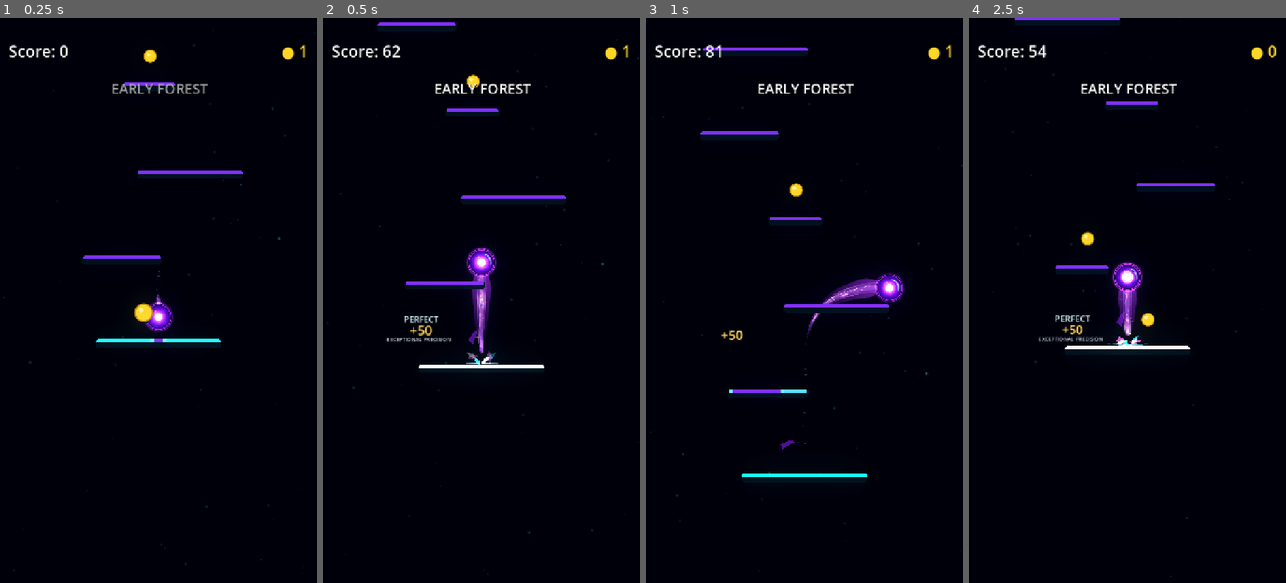
Above: before the commit, frames 1-4 (left to right).
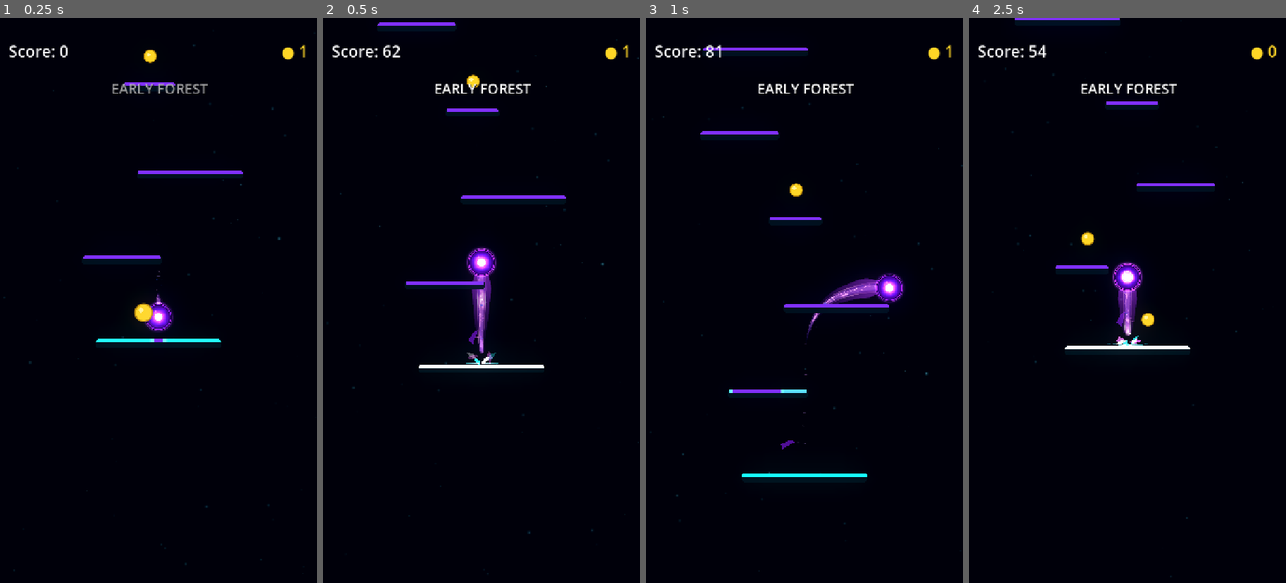
Above: after the commit, the same moments.

Repository: Kryodo/TowerJump
Game: Godot game, scene res://scenes/main.tscn
Same seed, same stepped clock (60 frames per second), same inputs: the game is played once before the commit and once after it.
Inputs (mouse positions are in pixels of both pictures, inside the frame that each line leads up to):
- Up to frame 1 (0.25 s): no input
- Up to frame 2 (0.5 s): no input
- Up to frame 3 (1 s): move the mouse to (874, 272) at 0.52 s; hold Right (ui_right) from 0.53 s (still down); click (874, 272) at 0.67 s
- Up to frame 4 (2.5 s): release Right (ui_right) at 1.25 s; drag from (1064, 328) to (1117, 193) at 1.27 s; click "Nochmal spielen" at 2 s

Frame 1 is identical in both runs. In frame 2, 0.3% of the frame differs, in the area x 19-54%, y 41-58%; in frame 3, less than 0.1%; in frame 4, 0.3%.
Error after the commit: Parse Error: Unindent doesn't match the previous indentation level. (res://scripts/landing/landing_feedback_presenter.gd:1388)

Commit message:
Differentiate Good Epic and Perfect landing celebrations

Diff:
--- a/scripts/landing/landing_feedback_presenter.gd
+++ b/scripts/landing/landing_feedback_presenter.gd
@@ -1,6 +1,7 @@
 extends CanvasLayer
 
 const STATE_INDICATOR_ENERGY_SHADER = preload("res://scenes/state_indicator_energy.gdshader")
+const LANDING_GRADE_FRAGMENTS_SCRIPT = preload("res://scripts/landing/landing_grade_fragments.gd")
 const STATE_INDICATOR_ENERGY_FIELD_SCRIPT = preload("res://scripts/landing/state_indicator_energy_field.gd")
 ## Presents landing rewards and persistent landing states in screen space.
 ## Scoring remains in LandingScoreController; this node only handles presentation.
@@ -357,6 +358,7 @@
 
 	var quality: String = str(result.get("quality", "GOOD"))
 	var quality_color: Color = _quality_color(quality)
+	var grade_profile: Dictionary = _get_grade_celebration_profile(quality)
 	var detail_text: String = _build_reward_detail(result)
 
 	var reward_root := Control.new()
@@ -375,6 +377,20 @@
 	grade_label.position = Vector2.ZERO
 	grade_label.text = quality
 	reward_root.add_child(grade_label)
+
+	# Epic and Perfect get short, grade-tinted electrical fragments around the
+	# word itself. Good keeps the cleaner baseline entrance without fragments.
+	if quality == "EPIC" or quality == "PERFECT":
+		var fragment_field := Control.new()
+		fragment_field.name = "LandingGradeFragments"
+		fragment_field.set_script(LANDING_GRADE_FRAGMENTS_SCRIPT)
+		fragment_field.position = Vector2(0.0, -5.0)
+		fragment_field.size = grade_label.size + Vector2(0.0, 10.0)
+		fragment_field.mouse_filter = Control.MOUSE_FILTER_IGNORE
+		fragment_field.clip_contents = true
+		fragment_field.z_index = 2
+		grade_label.add_child(fragment_field)
+		fragment_field.call("configure", quality, quality_color)
 
 	var points_label := _make_label(
 		"LandingPoints", Vector2(REWARD_SIZE.x, 30.0), 29, SCORE_COLOR, 6
@@ -421,6 +437,13 @@
 			"drift_factor": 0.10,
 			"drop_factor": 0.18,
 			"spring": 0.84,
+			"grade_entrance": true,
+			"preload_scale": float(grade_profile["preload_scale"]),
+			"anticipation_duration": float(grade_profile["anticipation_duration"]),
+			"entry_duration": float(grade_profile["entry_duration"]),
+			"impact_scale": float(grade_profile["impact_scale"]),
+			"settle_duration": float(grade_profile["settle_duration"]),
+			"ambient_breath": float(grade_profile["ambient_breath"]),
 		},
 		{
 			"label": points_label,
@@ -457,6 +480,40 @@
 		"phase": randf_range(0.0, TAU),
 	})
 	return reward_side
+
+
+func _get_grade_celebration_profile(quality: String) -> Dictionary:
+	# All grades share the same reward treatment, but the entrance grows more
+	# deliberate and impactful with the grade. Values are starting points for
+	# in-game tuning, measured against the existing grade-label size.
+	match quality:
+		"PERFECT":
+			return {
+				"preload_scale": 0.62,
+				"anticipation_duration": 0.055,
+				"entry_duration": 0.17,
+				"impact_scale": 1.24,
+				"settle_duration": 0.155,
+				"ambient_breath": 0.005,
+			}
+		"EPIC":
+			return {
+				"preload_scale": 0.72,
+				"anticipation_duration": 0.035,
+				"entry_duration": 0.14,
+				"impact_scale": 1.14,
+				"settle_duration": 0.12,
+				"ambient_breath": 0.004,
+			}
+		_:
+			return {
+				"preload_scale": 0.82,
+				"anticipation_duration": 0.0,
+				"entry_duration": 0.105,
+				"impact_scale": 1.055,
+				"settle_duration": 0.105,
+				"ambient_breath": 0.003,
+			}
 
 
 func _build_reward_detail(result: Dictionary) -> String:
@@ -1312,13 +1369,45 @@
 				alpha *= 1.0 - clampf((local_age - fade_start) / fade_duration, 0.0, 1.0)
 			label.modulate.a = clampf(alpha, 0.0, 1.0)
 
-			var spring: float = float(part.get("spring", 0.85))
-			if local_age < 0.13:
-				label.scale = Vector2.ONE * lerpf(spring, 1.035, local_age / 0.13)
-			elif local_age < 0.21:
-				label.scale = Vector2.ONE * lerpf(1.035, 1.0, (local_age - 0.13) / 0.08)
+			if bool(part.get("grade_entrance", false)):
+				var preload_scale: float = float(part.get("preload_scale", 0.82))
+				var anticipation: float = float(part.get("anticipation_duration", 0.0))
+				var entry_duration: float = maxf(float(part.get("entry_duration", 0.105)), 0.01)
+				var impact_scale: float = float(part.get("impact_scale", 1.055))
+				var settle_duration: float = maxf(float(part.get("settle_duration", 0.105)), 0.01)
+				var entry_start_scale: float = preload_scale * (0.86 if anticipation > 0.0 else 1.0)
+				if anticipation > 0.0 and local_age < anticipation:
+					var anticipation_progress: float = local_age / anticipation
+					label.scale = Vector2.ONE * lerpf(
+						preload_scale, entry_start_scale, anticipation_progress
+					)
+			elif local_age < anticipation + entry_duration:
+					var entry_progress: float = clampf(
+						(local_age - anticipation) / entry_duration, 0.0, 1.0
+					)
+				var entry_eased: float = 1.0 - pow(1.0 - entry_progress, 3.0)
+				label.scale = Vector2.ONE * lerpf(
+						entry_start_scale, impact_scale, entry_eased
+					)
+			elif local_age < anticipation + entry_duration + settle_duration:
+				var settle_progress: float = (
+					local_age - anticipation - entry_duration
+				) / settle_duration
+				var settle_eased: float = 1.0 - pow(1.0 - settle_progress, 2.0)
+				label.scale = Vector2.ONE * lerpf(impact_scale, 1.0, settle_eased)
 			else:
-				label.scale = Vector2.ONE * (1.0 + sin(local_age * 7.0 + phase) * 0.004)
+				var ambient_breath: float = float(part.get("ambient_breath", 0.003))
+				label.scale = Vector2.ONE * (
+					1.0 + sin(local_age * 7.0 + phase) * ambient_breath
+				)
+			else:
+				var spring: float = float(part.get("spring", 0.85))
+				if local_age < 0.13:
+					label.scale = Vector2.ONE * lerpf(spring, 1.035, local_age / 0.13)
+				elif local_age < 0.21:
+					label.scale = Vector2.ONE * lerpf(1.035, 1.0, (local_age - 0.13) / 0.08)
+				else:
+					label.scale = Vector2.ONE * (1.0 + sin(local_age * 7.0 + phase) * 0.004)
 
 		if age >= lifetime:
 			root.queue_free()
--- /dev/null
+++ b/scripts/landing/landing_grade_fragments.gd
@@ -0,0 +1,152 @@
+extends Control
+
+## Brief, grade-tinted electrical fragments around Epic and Perfect landing labels.
+## The strands flare from the word, fork slightly, then dissolve; there are no
+## dot particles or screen-wide effects.
+
+const FRAGMENT_ANGLES: Array[float] = [-2.65, -1.72, -0.78, 0.20, 2.72, 1.95]
+
+var _label: Label
+var _quality: String = "EPIC"
+var _quality_color: Color = Color(0.92, 0.12, 1.0, 1.0)
+var _elapsed: float = 0.0
+var _duration: float = 0.30
+var _fragment_count: int = 3
+var _seed_offset: float = 0.0
+
+
+func _ready() -> void:
+	mouse_filter = Control.MOUSE_FILTER_IGNORE
+	_label = get_parent() as Label
+	_seed_offset = float(get_instance_id() % 991) * 0.017
+	visible = false
+	set_process(false)
+
+
+func configure(quality: String, quality_color: Color) -> void:
+	_quality = quality
+	_quality_color = quality_color
+	if quality == "PERFECT":
+		_fragment_count = 5
+		_duration = 0.38
+	else:
+		_fragment_count = 3
+		_duration = 0.30
+	_elapsed = 0.0
+	visible = true
+	set_process(true)
+	queue_redraw()
+
+
+func _process(delta: float) -> void:
+	_elapsed += delta
+	if _elapsed >= _duration:
+		visible = false
+		set_process(false)
+		return
+	queue_redraw()
+
+
+func _draw() -> void:
+	if _label == null or not is_instance_valid(_label):
+		return
+	if _elapsed >= _duration:
+		return
+
+	var font: Font = _label.get_theme_font("font")
+	if font == null:
+		return
+	var font_size: int = _label.get_theme_font_size("font_size")
+	var text_width: float = font.get_string_size(
+		_label.text, HORIZONTAL_ALIGNMENT_LEFT, -1.0, font_size
+	).x
+	text_width = minf(text_width, _label.size.x)
+	var text_left: float = (_label.size.x - text_width) * 0.5
+	var word_center := Vector2(
+		text_left + text_width * 0.5,
+		size.y * 0.5
+	)
+	var is_perfect: bool = _quality == "PERFECT"
+	var base_length: float = 14.0 if is_perfect else 10.0
+
+	for fragment_index in range(_fragment_count):
+		var start_delay: float = float(fragment_index % 3) * 0.018
+		var local_time: float = _elapsed - start_delay
+		if local_time < 0.0:
+			continue
+		var life: float = _duration - start_delay
+		var progress: float = clampf(local_time / life, 0.0, 1.0)
+		var ramp: float = clampf(progress / 0.12, 0.0, 1.0)
+		var visibility: float = ramp * pow(1.0 - progress, 1.25)
+		if visibility <= 0.015:
+			continue
+
+		var seed: float = _seed_offset + float(fragment_index) * 17.23
+		var angle: float = FRAGMENT_ANGLES[fragment_index]
+		angle += sin(_elapsed * 13.0 + seed) * 0.035
+		var direction := Vector2(cos(angle), sin(angle))
+		var perpendicular := Vector2(-direction.y, direction.x)
+		var anchor := word_center + Vector2(
+			cos(angle) * text_width * 0.18,
+			sin(angle) * float(font_size) * 0.20
+		)
+		var distance: float = base_length * (0.78 + _random01(seed + 2.4) * 0.40)
+		var travel: float = distance * (1.0 - pow(1.0 - progress, 2.0))
+		var middle := anchor + direction * travel * 0.52
+		middle += perpendicular * sin(_elapsed * 17.0 + seed) * travel * 0.13
+		var tip := anchor + direction * travel
+		tip += perpendicular * sin(_elapsed * 19.0 + seed * 1.4) * travel * 0.08
+		var points := PackedVector2Array([anchor, middle, tip])
+		_draw_filament(points, visibility, is_perfect, seed)
+
+		# Perfect gets a few short forks that make the burst feel more electric,
+		# without adding round particles or a large radial explosion.
+		if is_perfect and fragment_index % 2 == 0:
+			var fork_anchor: Vector2 = middle
+			var fork_tip: Vector2 = middle + perpendicular * distance * 0.34 * (1.0 - progress * 0.25)
+			fork_tip += direction * distance * 0.10
+			var fork_points := PackedVector2Array([
+				fork_anchor,
+				fork_anchor.lerp(fork_tip, 0.55) + direction * 1.5,
+				fork_tip
+			])
+			_draw_filament(fork_points, visibility * 0.56, true, seed + 7.0)
+
+
+func _draw_filament(
+	points: PackedVector2Array,
+	visibility: float,
+	is_perfect: bool,
+	seed: float
+) -> void:
+	if points.size() < 2:
+		return
+	var glow_color := Color(
+		_quality_color.r, _quality_color.g, _quality_color.b,
+		(0.24 if is_perfect else 0.18) * visibility
+	)
+	var core_color := _quality_color.lerp(Color.WHITE, 0.74 if is_perfect else 0.58)
+	core_color.a = (0.88 if is_perfect else 0.76) * visibility
+	for segment in range(1, points.size()):
+		var segment_progress: float = float(segment) / float(points.size() - 1)
+		var shimmer: float = 0.78 + 0.22 * absf(
+			sin(_elapsed * 27.0 + seed + float(segment) * 2.7)
+		)
+		var segment_alpha: float = visibility * shimmer
+		var glow := glow_color
+		glow.a *= shimmer
+		var core := core_color
+		core.a *= shimmer
+		draw_line(
+			points[segment - 1], points[segment], glow,
+			1.8 if is_perfect else 1.45, true
+		)
+		draw_line(
+			points[segment - 1], points[segment], core,
+			lerpf(0.85, 0.48, segment_progress), true
+		)
+
+
+func _random01(value: float) -> float:
+	var raw: float = sin(value * 127.1 + 19.19) * 43758.5453
+	return raw - floor(raw)
